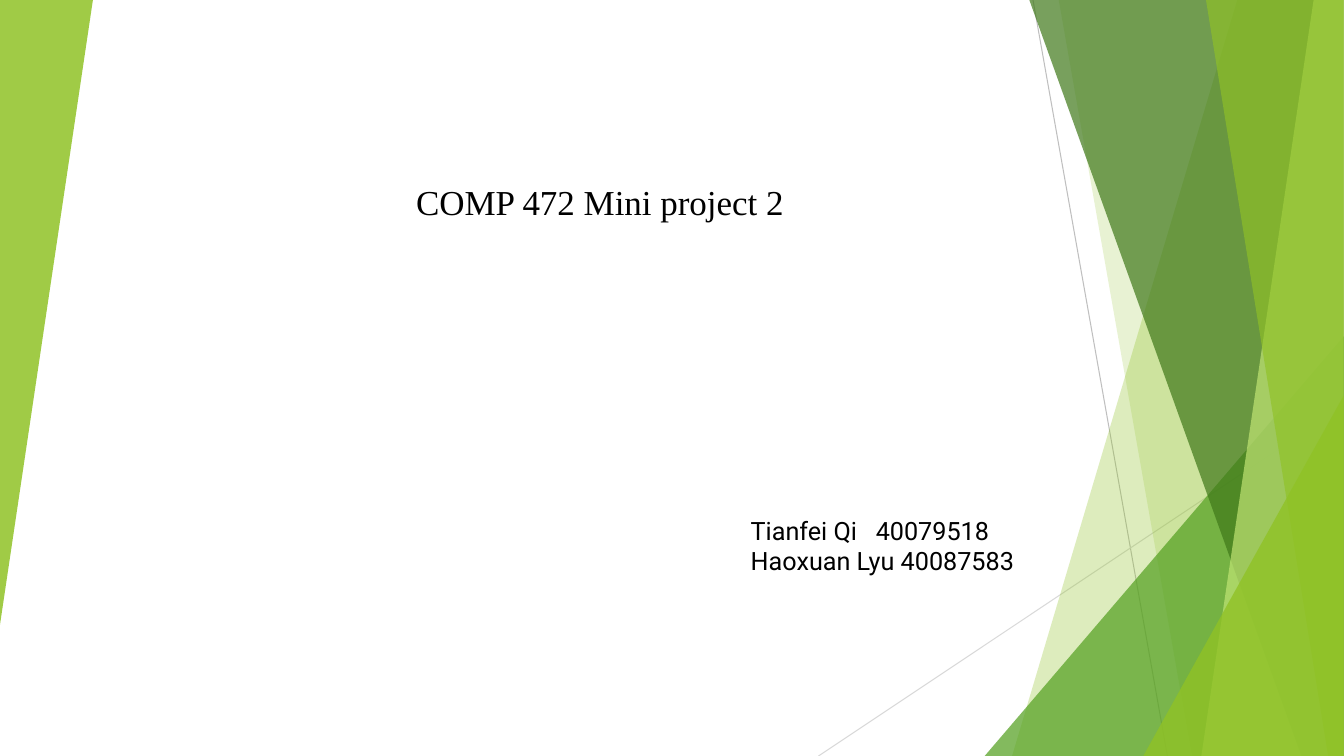
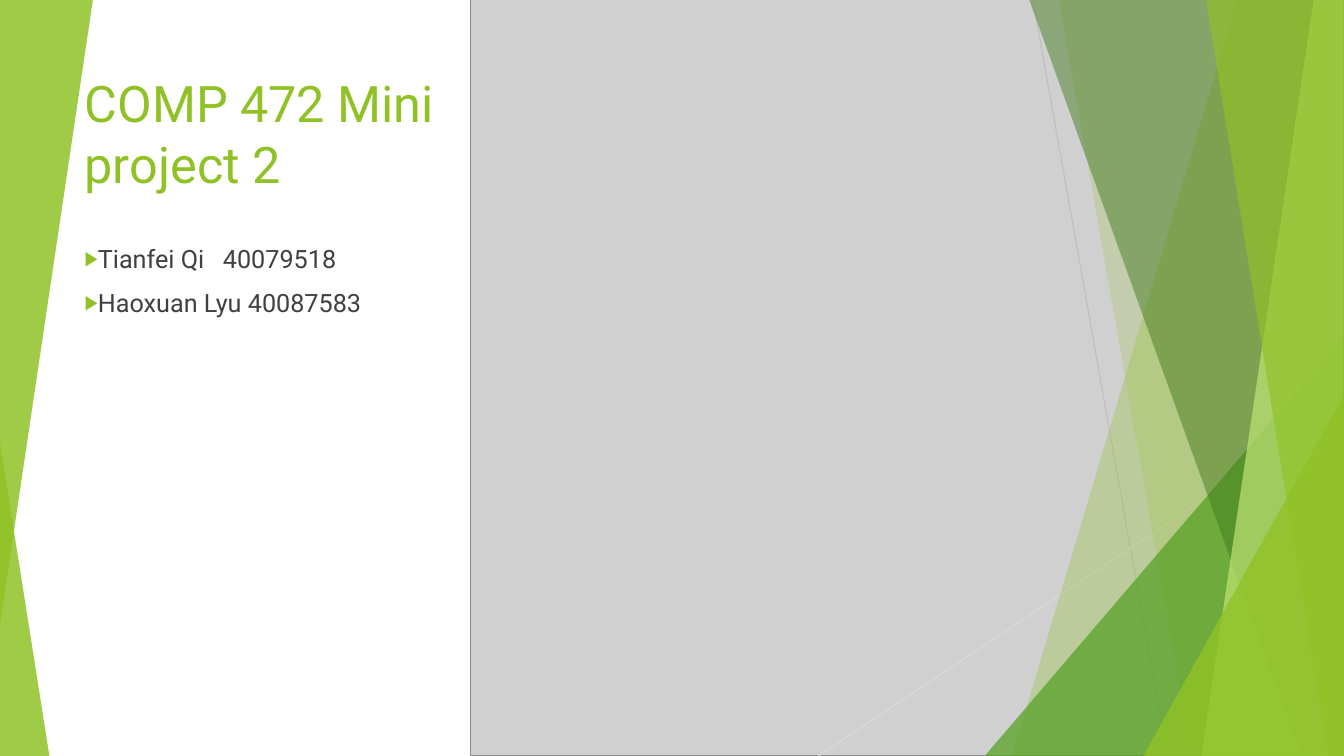
Before and after one commit to LittleNightmare/Mini-project2-for-COMP472, a slide deck: slide 1 of Analysis_sildes.pptx. Drawn at 1344x756 pixels with LibreOffice and Linux fonts; fonts in the diff are those of the drawing; grey boxes stand for pictures. Boxes give left, top, right and bottom in pixels: in the first picture for what was removed or moved away, otherwise in the second. Text is boxed around its words. In the diff, an @@ line names an element or a change of style, - is before the commit and + after.

```diff
--- a/Analysis_sildes.pptx
+++ b/Analysis_sildes.pptx
@@ picture added at box(471, 0, 1344, 756) @@
@@ freeform shape added at box(1012, 0, 1344, 756), fill #90C226 at 30% opacity @@
@@ freeform shape added at box(1029, 0, 1344, 756), fill #3F7819 at 47% opacity @@
@@ line removed from (1033, 0) to (1168, 756) @@
@@ line added from (1033, 0) to (1168, 756), #BFBFBF 0.75 pt @@
@@ freeform shape added at box(1059, 0, 1344, 756), fill #90C226 at 20% opacity @@
@@ freeform shape added at box(1202, 0, 1344, 756), fill #C0E474 at 70% opacity @@
@@ freeform shape added at box(1206, 0, 1344, 756), fill #90C226 at 65% opacity @@
@@ text "COMP 472 Mini project 2": place and size @@
-text "COMP 472 Mini project 2" at box(416, 192, 784, 222)
+text "COMP 472 Mini project 2" at box(85, 85, 434, 194)
@@ text "COMP 472 Mini project 2" at box(85, 85, 434, 194): size 25 to 36 pt, font Times New Roman to Roboto, text colour #000000 to #90C226; more space between paragraphs @@
@@ text "Tianfei Qi 40079518": place and size @@
-text "Tianfei Qi 40079518" at box(751, 521, 1014, 576)
+text "Tianfei Qi 40079518" at box(98, 249, 361, 318)
@@ text "Tianfei Qi 40079518" at box(98, 249, 361, 318): text colour #000000 to #404040; bullet none to ▶; more space between paragraphs @@
@@ triangle added at box(985, 336, 1344, 756), fill #54A021 at 72% opacity @@
@@ line removed from (1344, 406) to (819, 756) @@
@@ line added from (1344, 406) to (819, 756), #D9D9D9 0.75 pt @@
@@ triangle added at box(1143, 396, 1344, 756), fill #90C226 at 80% opacity @@
@@ group added at box(0, 0, 1344, 756): 5 freeform shapes, 3 triangles @@
```
Also in this commit, not shown: 6 other slides changed.
